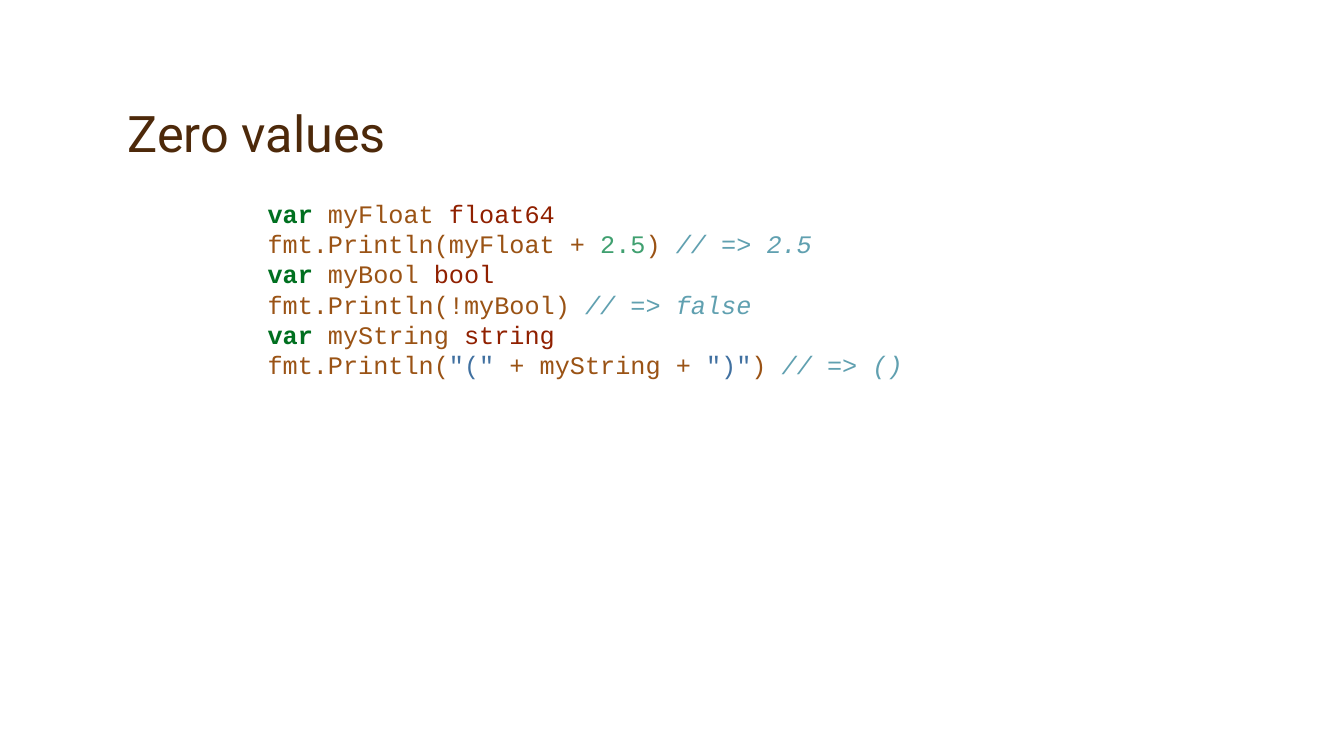
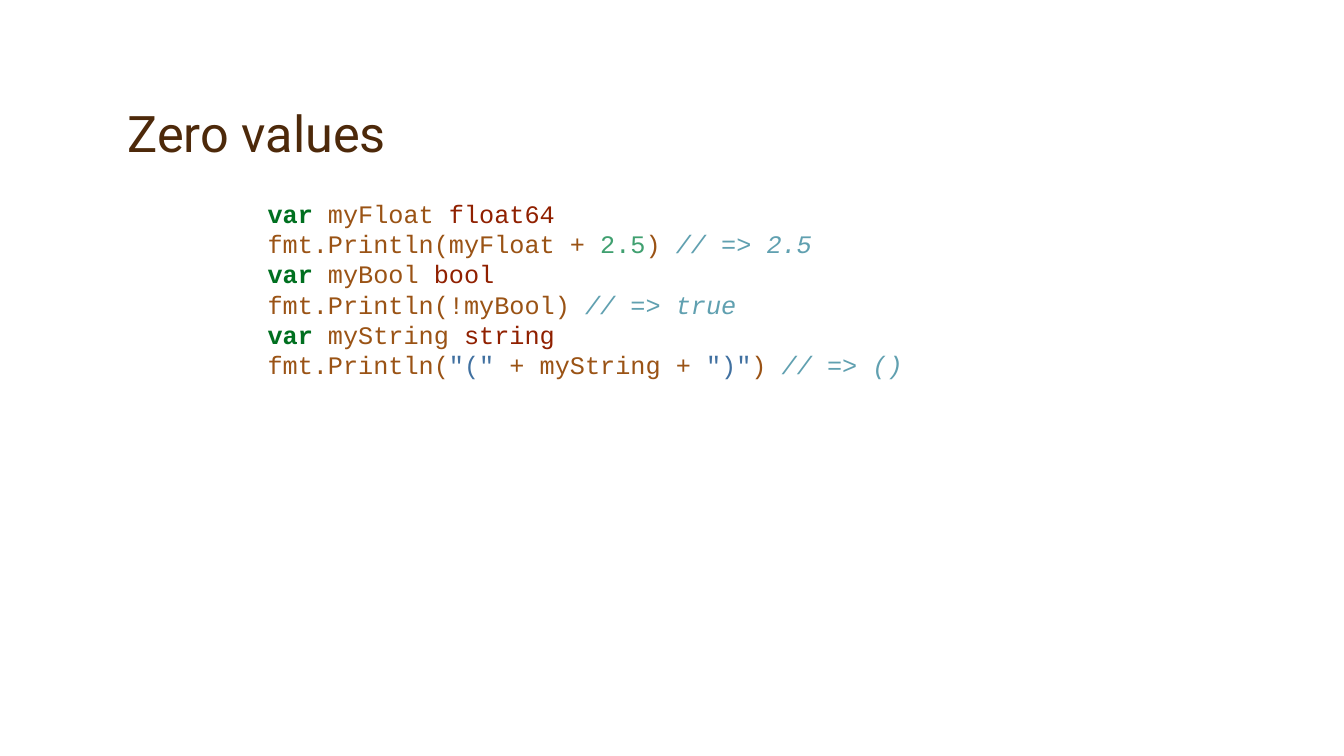
Before and after one commit to jaymcgavren/presentations, a slide deck: slide 54 of go/phillyete/2019/golang_phillyete_2019.pptx (slide 48 before the commit). Drawn at 1344x756 pixels with LibreOffice and Linux fonts; fonts in the diff are those of the drawing; background and template pictures are left out. Boxes give left, top, right and bottom in pixels: in the first picture for what was removed or moved away, otherwise in the second. Text is boxed around its words. In the diff, an @@ line names an element or a change of style, - is before the commit and + after.

```diff
--- a/go/phillyete/2019/golang_phillyete_2019.pptx
+++ b/go/phillyete/2019/golang_phillyete_2019.pptx
@@ text at box(268, 204, 812, 380): text changed @@
-var myFloat float64
-fmt.Println(myFloat + 2.5) // => 2.5
-var myBool bool
-fmt.Println(!myBool) // => false
-var myString string
-fmt.Println("(" + myString + ")") // => ()
+var myFloat float64
+fmt.Println(myFloat + 2.5) // => 2.5
+var myBool bool
+fmt.Println(!myBool) // => true
+var myString string
+fmt.Println("(" + myString + ")") // => ()
```
Also in this commit, not shown: 35 other slides changed, 38 slides added, 32 slides removed.
